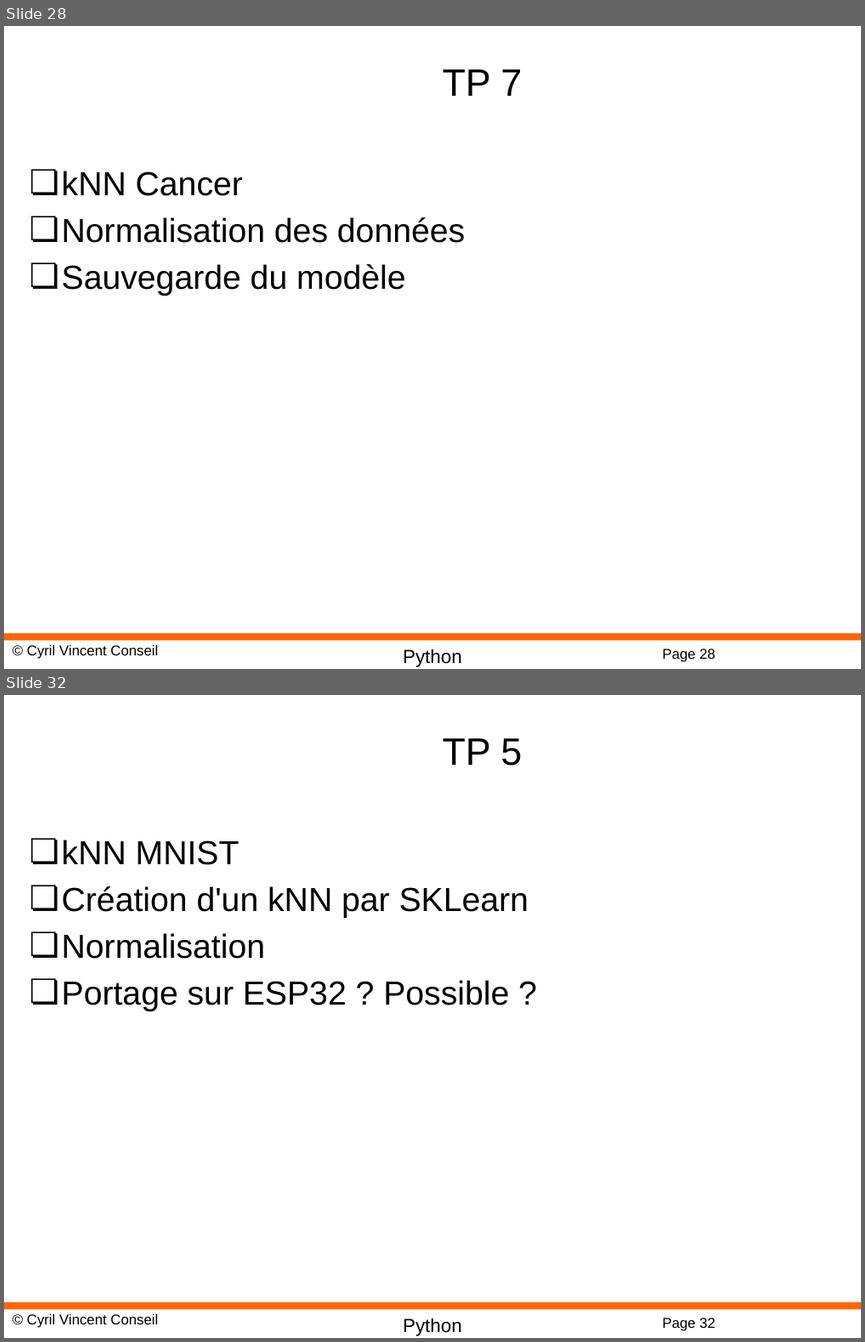
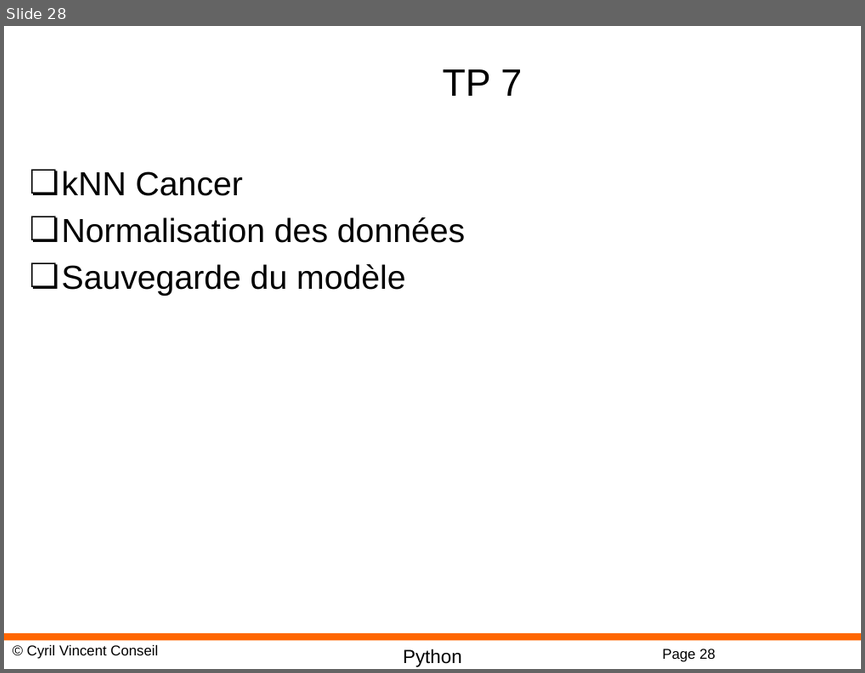
Before and after one commit to cyrilvincent/iot-ai, a slide deck: ppt/IoTAI10-KNN.pptx. Shown one above the other, each under a label of ours: slides 28 and 32 before the commit, slide 28 after it; the slides between them are not shown. The pictures are 865x1342 and 865x673 pixels, drawn with LibreOffice and Linux fonts; fonts in the diff are those of the drawing; background and template pictures are left out. Boxes give left, top, right and bottom in pixels: in the first picture for what was removed or moved away, otherwise in the second. Text is boxed around its words. In the diff, an @@ line names an element or a change of style, - is before the commit and + after.

```diff
--- a/ppt/IoTAI10-KNN.pptx
+++ b/ppt/IoTAI10-KNN.pptx
@@ slide 32 removed at bbox=[4, 695, 861, 1338], background #FFFFFF; not listed: 4 template elements that a slide beside it also shows @@
@@ title removed at bbox=[443, 738, 522, 766] @@
-TP 5
@@ text removed at bbox=[62, 839, 528, 1011] @@
-❏ kNN MNIST
-❏ Création d'un kNN par SKLearn
-❏ Normalisation
-❏ Portage sur ESP32 ? Possible ?
```
Also in this commit, not shown: 3 other slides removed, 5 other files.
